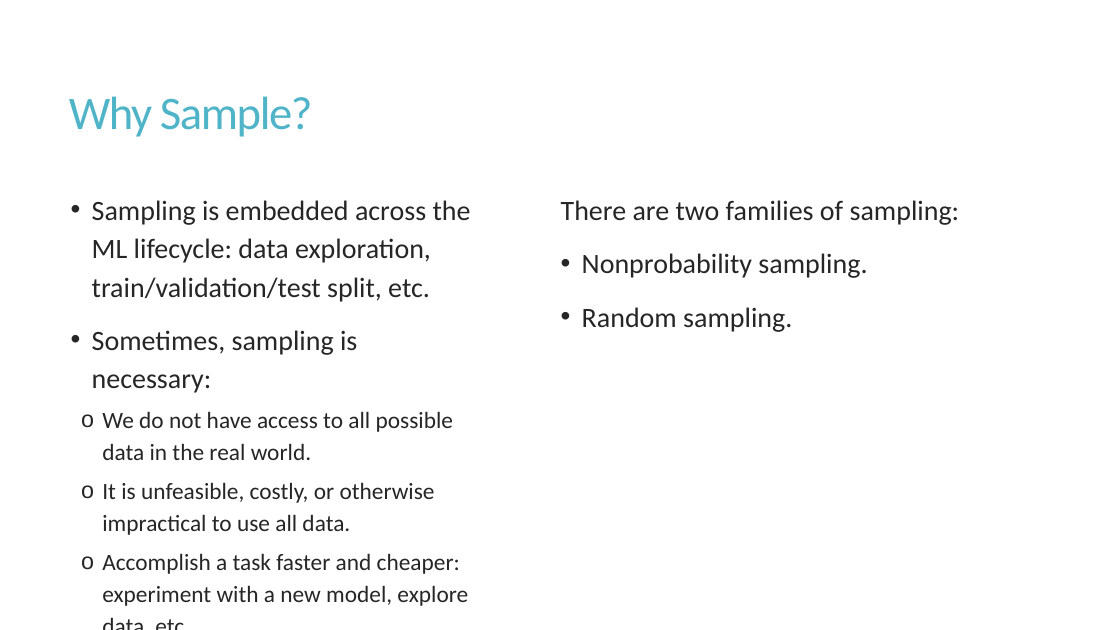
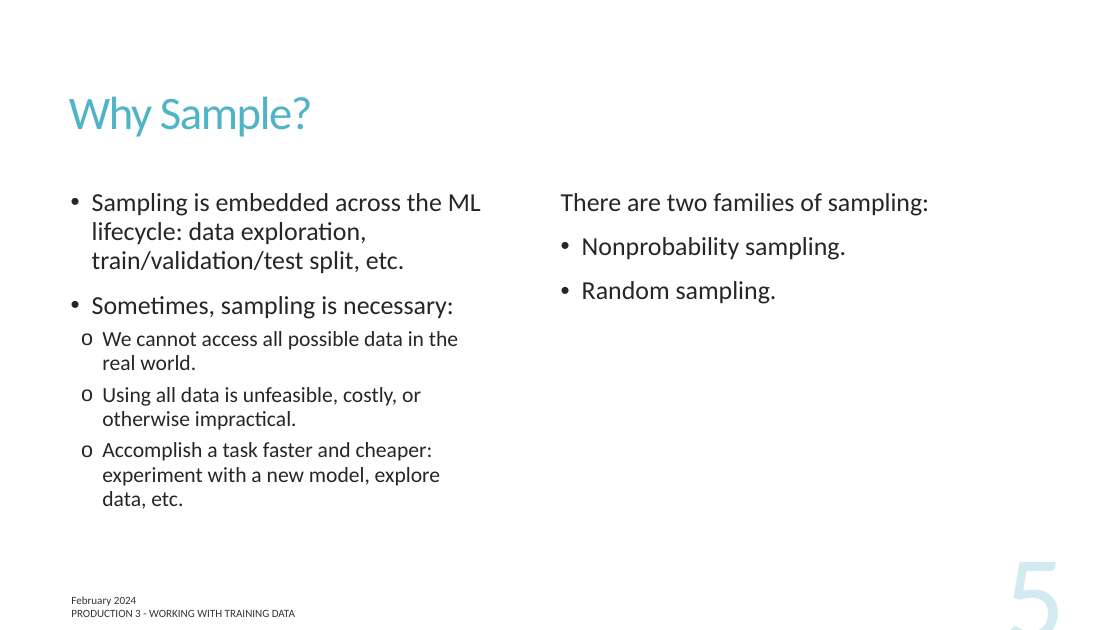
Before and after one commit to UofT-DSI/production, a slide deck: slide 5 of lessons/part_3/production_3.pptx. Drawn at 1120x630 pixels with LibreOffice and Linux fonts; fonts in the diff are those of the drawing. Boxes give left, top, right and bottom in pixels: in the first picture for what was removed or moved away, otherwise in the second. Text is boxed around its words. In the diff, an @@ line names an element or a change of style, - is before the commit and + after.

```diff
--- a/lessons/part_3/production_3.pptx
+++ b/lessons/part_3/production_3.pptx
@@ text at (x1=92, y1=193, x2=481, y2=509): size 24 to 22.2 pt in "Sampling is embedded across the ML lifecycle: ...", "Sometimes, sampling is necessary:"; size 20 to 18.5 pt in "Accomplish a task faster and cheaper: experiment ..."; line spacing 1.14 to 0.94 @@
@@ text "There are two families of ..." at (x1=561, y1=193, x2=929, y2=304): size 24 to 22.2 pt; line spacing 1.14 to 0.94 @@
@@ text at (x1=102, y1=331, x2=458, y2=430): text changed; size 20 to 18.5 pt @@
-  o We do not have access to all possible data in the real world.
-  o It is unfeasible, costly, or otherwise impractical to use all data.
+  o We cannot access all possible data in the real world.
+  o Using all data is unfeasible, costly, or otherwise impractical.
@@ page number added at (x1=805, y1=540, x2=1074, y2=630), 103 pt, text #50B4C8 at 25% opacity @@
+5
@@ text added at (x1=71, y1=596, x2=136, y2=606), 9.5 pt, text #000000 at 80% opacity @@
+February 2024
@@ text added at (x1=71, y1=610, x2=295, y2=617), 9.5 pt, text #000000 at 80% opacity @@
+PRODUCTION 3 - WORKING WITH TRAINING DATA
```
Also in this commit, not shown: 18 other slides changed, 4 slides added, 4 slides removed, 2 other files.
